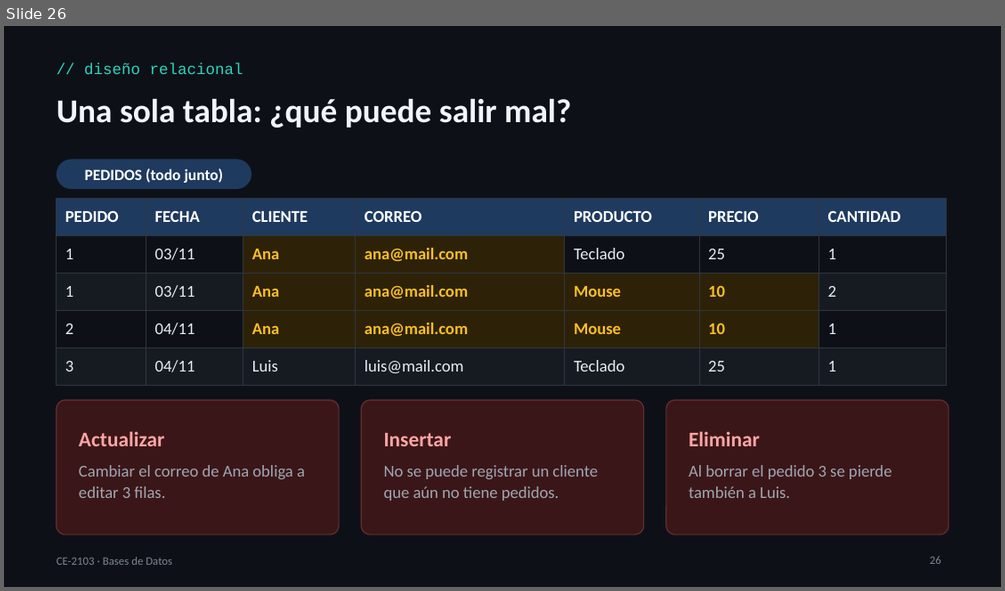
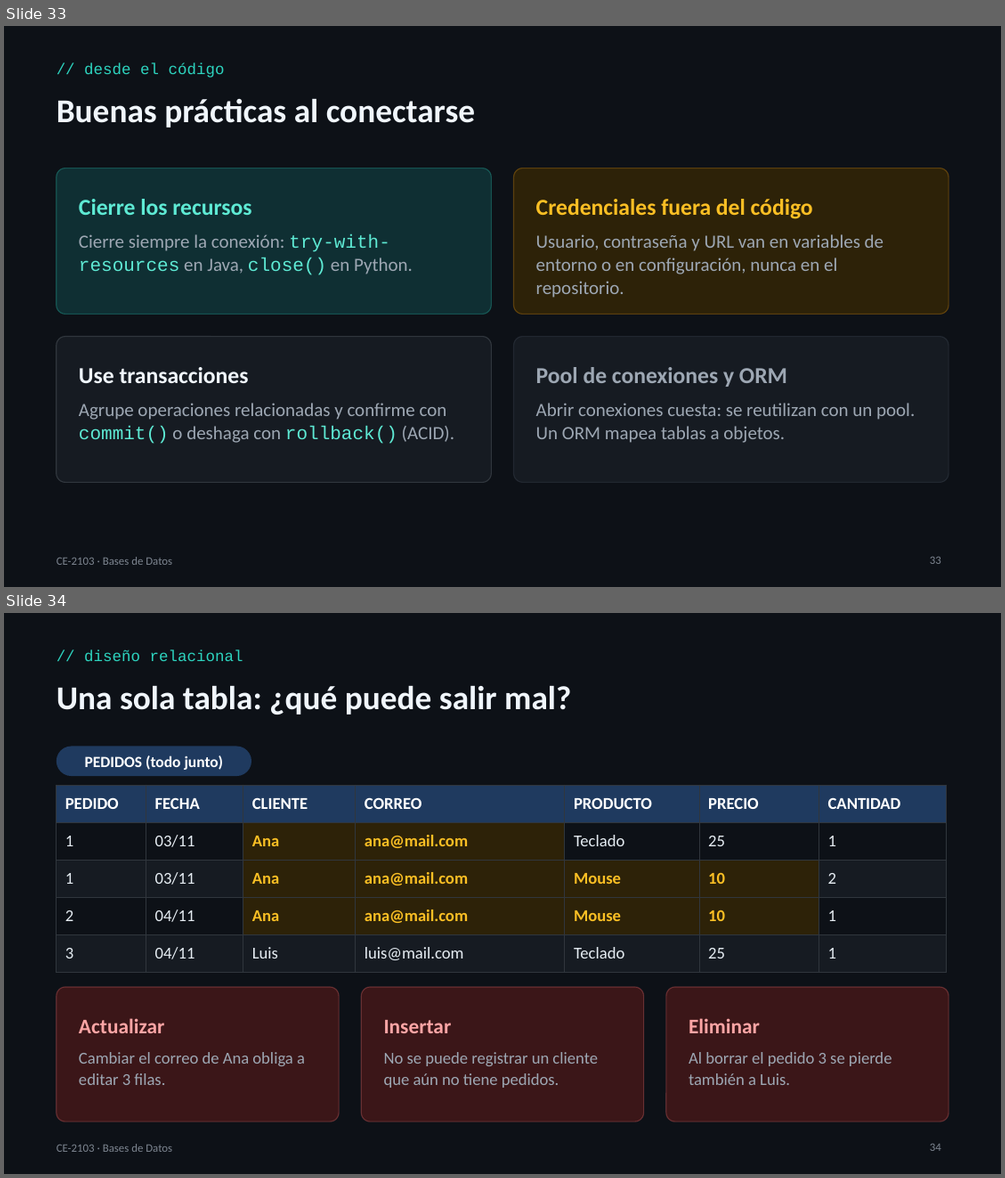
Before and after one commit to itcr-computer-engineering/data-structures-and-algorithms, a slide deck: presentaciones/ce-2103/Lección 08 - Bases de Datos.pptx. Shown one above the other, each under a label of ours: slide 26 before the commit, slides 33 and 34 after it. The pictures are 1005x591 and 1005x1178 pixels, drawn with LibreOffice and Linux fonts; fonts in the diff are those of the drawing. Boxes give left, top, right and bottom in pixels: in the first picture for what was removed or moved away, otherwise in the second. Text is boxed around its words. In the diff, an @@ line names an element or a change of style, - is before the commit and + after.

```diff
--- a/presentaciones/ce-2103/Lección 08 - Bases de Datos.pptx
+++ b/presentaciones/ce-2103/Lección 08 - Bases de Datos.pptx
@@ slide 33 added at [4, 26, 1001, 587], background #0D1117 @@
@@ text added at [84, 62, 225, 78], 15 pt, text #2DD4BF @@
+// desde el código
@@ text added at [57, 98, 475, 127], 32 pt, text #F0F6FC, bold @@
+Buenas prácticas al conectarse
@@ rounded rectangle added at [57, 168, 492, 313], fill #0F2F33, outline #2DD4BF 1 pt @@
@@ rounded rectangle added at [514, 168, 949, 313], fill #2D2208, outline #F59E0B 1 pt @@
@@ text added at [79, 199, 251, 215], 22 pt, text #5EEAD4, bold @@
+Cierre los recursos
@@ text added at [536, 199, 813, 219], 22 pt, text #FBBF24, bold @@
+Credenciales fuera del código
@@ text added at [79, 234, 413, 275], 18 pt, text #9DA7B3 @@
+Cierre siempre la conexión: try-with-resources en Java, close() en Python.
@@ text added at [536, 234, 883, 297], 18 pt, text #9DA7B3 @@
+Usuario, contraseña y URL van en variables de entorno o en configuración, nunca en el repositorio.
@@ rounded rectangle added at [57, 337, 492, 483], fill #161B22, outline #30363D 1 pt @@
@@ rounded rectangle added at [514, 337, 949, 483], fill #161B22, outline #4B5563 1 pt @@
@@ text added at [79, 367, 249, 383], 22 pt, text #F0F6FC, bold @@
+Use transacciones
@@ text added at [536, 367, 787, 386], 22 pt, text #9DA7B3, bold @@
+Pool de conexiones y ORM
@@ text added at [79, 402, 454, 443], 18 pt, text #9DA7B3 @@
+Agrupe operaciones relacionadas y confirme con commit() o deshaga con rollback() (ACID).
@@ text added at [536, 402, 914, 443], 18 pt, text #9DA7B3 @@
+Abrir conexiones cuesta: se reutilizan con un pool. Un ORM mapea tablas a objetos.
@@ text added at [57, 556, 172, 564], 11 pt, text #7D8590 @@
+CE-2103 · Bases de Datos
@@ page number added at [930, 556, 941, 564], 11 pt, text #7D8590 @@
+33
@@ what was slide 26 is now slide 34 @@
@@ page number at [930, 1143, 941, 1151]: text changed @@
-26
+34
```
Also in this commit, not shown: 3 slides changed, 7 other slides added, 4 other files.
